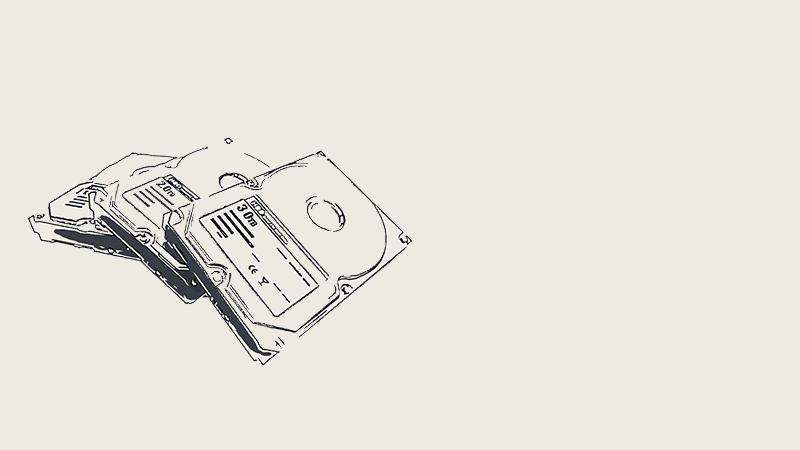
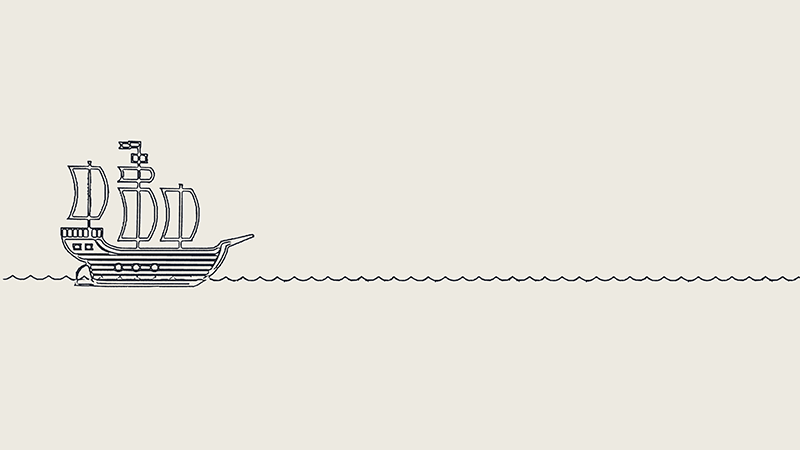
Layered file, before and after one edit (800x450). Changes by layer:
added layer "helm-boat" above "drives" over <box>1,137,800,350</box>
renamed "IMG_1332" to "drives", hid it over <box>28,137,412,366</box>
